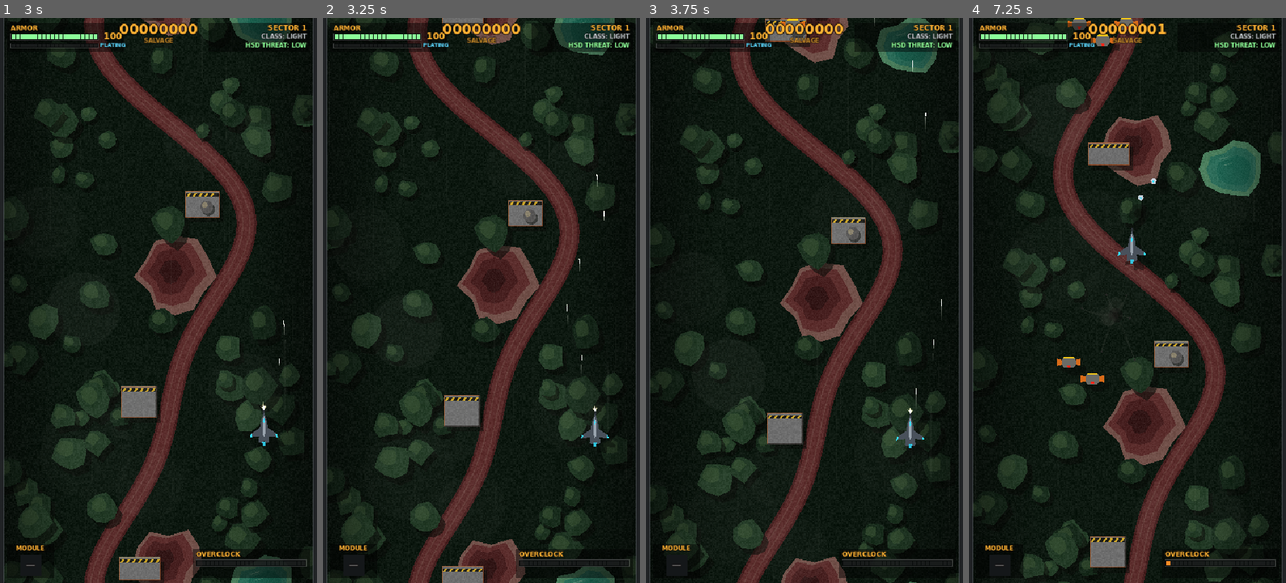
Above: before the commit, frames 1-4 (left to right).
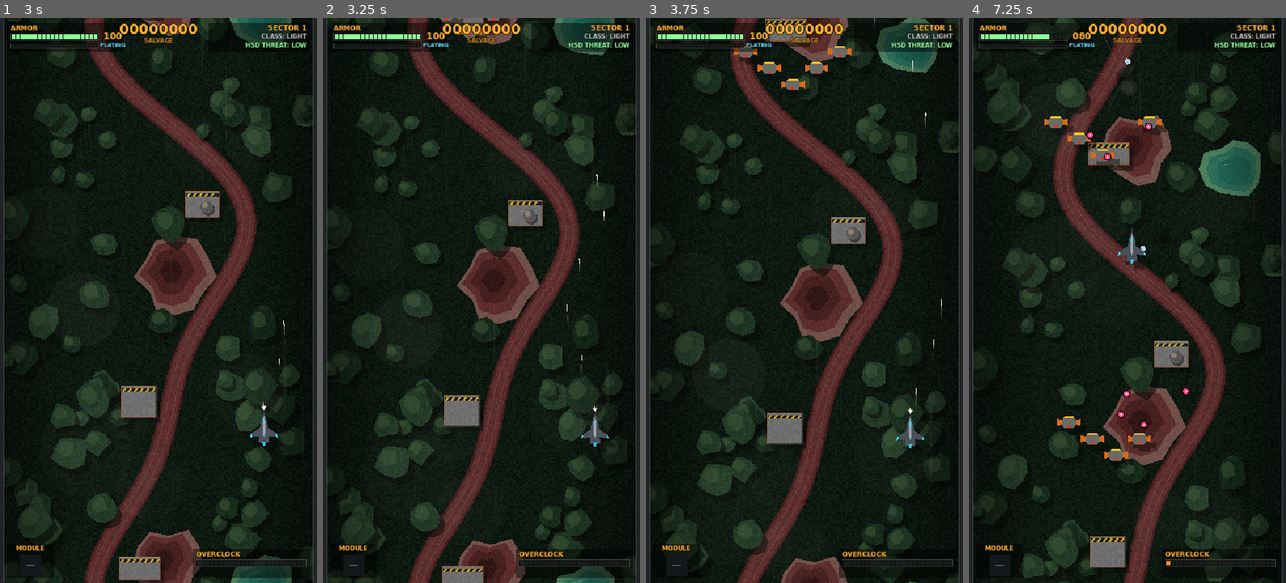
Above: after the commit, the same moments.

Repository: scenebiscuit-cell/asset-zero
Game: Godot game, scene res://scenes/main/main.tscn
Same seed, same stepped clock (60 frames per second), same inputs: the game is played once before the commit and once after it.
Inputs (mouse positions are in pixels of both pictures, inside the frame that each line leads up to):
- Up to frame 1 (3 s): tap Enter at 0.5 s; move the mouse to (228, 272) at 0.52 s; hold D (move_right) 0.53-1.25 s; hold Space (fire) 0.53-1.25 s; click (228, 272) at 0.67 s; tap 1 at 0.8 s; drag from (95, 328) to (272, 436) at 1.27 s; move the mouse to (190, 176) at 2.02 s; hold D (move_right) 2.03-2.75 s; tap 3 at 2.1 s; tap 5 at 2.3 s; drag from (142, 413) to (301, 436) at 2.77 s
- Up to frame 2 (3.25 s): no input
- Up to frame 3 (3.75 s): move the mouse to (899, 385) at 3.52 s; hold A (move_left) from 3.53 s (still down); hold Space (fire) from 3.53 s (still down); tap 6 at 3.6 s
- Up to frame 4 (7.25 s): release A (move_left) at 4.25 s; release Space (fire) at 4.25 s; drag from (1032, 215) to (1140, 63) at 4.27 s; move the mouse to (1143, 300) at 5.02 s; hold S (move_down) 5.03-5.75 s; hold Shift (morph) 5.03-5.75 s; click (1143, 300) at 5.17 s; tap 3 at 5.3 s; drag from (1079, 159) to (1130, 373) at 5.77 s; move the mouse to (1197, 272) at 6.52 s; hold W (move_up) from 6.53 s (still down); tap 1 at 6.6 s; tap 6 at 6.8 s

Frame 1 is identical in both runs. In frame 2, 0.2% of the frame differs, in the area x 35-60%, y 0-4%; in frame 3, 0.7%; in frame 4, 2.2%, in the area x 23-70%, y 0-80%.

Commit message:
Tuning: more enemy fire, harder-hitting rounds, breach penalty and Perimeter Held bonus
- AA Emplacements fire tracking 3-round bursts and appear sooner/more often
- RD-2 Recon Drones fire one weak, slow aimed round (most of them)
- Enemy round damage: RD-2 8, others 12; HG-7 fires faster
- Escaped enemy aircraft cost 2 salvage (HUD BREACH readout);
  no escapes in a sector pays a 25-salvage bonus at SECTOR CLEAR
- DESIGN.md §8/§9 and ROADMAP decisions log updated

Co-Authored-By: Claude Opus 5.5 <noreply@anthropic.com>

Diff:
--- a/autoload/game_state.gd
+++ b/autoload/game_state.gd
@@ -58,6 +58,18 @@
 	Events.salvage_collected.emit()
 
 
+## Rewards paid out by the game (not picked up), so they don't charge Overclock.
+func award_salvage(amount: int) -> void:
+	salvage += amount
+
+
+## Returns how much was actually lost (salvage never goes below 0).
+func lose_salvage(amount: int) -> int:
+	var lost: int = mini(amount, salvage)
+	salvage -= lost
+	return lost
+
+
 func add_overclock(amount: float) -> void:
 	overclock = minf(overclock + amount, OVERCLOCK_MAX)
 
--- a/data/enemies/aa_emplacement.tres
+++ b/data/enemies/aa_emplacement.tres
@@ -9,6 +9,6 @@
 speed = 0.0
 salvage = 3
 contact_damage = 0
-fire_interval = 1.2
-round_speed = 260.0
-round_damage = 10
+fire_interval = 1.0
+round_speed = 230.0
+round_damage = 12
--- a/data/enemies/hg7_gunship.tres
+++ b/data/enemies/hg7_gunship.tres
@@ -9,6 +9,6 @@
 speed = 160.0
 salvage = 5
 contact_damage = 25
-fire_interval = 1.3
+fire_interval = 0.9
 round_speed = 190.0
-round_damage = 10
+round_damage = 12
--- a/data/enemies/id4_interceptor_drone.tres
+++ b/data/enemies/id4_interceptor_drone.tres
@@ -10,4 +10,4 @@
 salvage = 2
 contact_damage = 15
 round_speed = 200.0
-round_damage = 10
+round_damage = 12
--- a/data/enemies/rd2_recon_drone.tres
+++ b/data/enemies/rd2_recon_drone.tres
@@ -9,3 +9,5 @@
 speed = 180.0
 salvage = 1
 contact_damage = 20
+round_speed = 160.0
+round_damage = 8
--- a/data/levels/sector_1.tres
+++ b/data/levels/sector_1.tres
@@ -14,7 +14,7 @@
 sector_number = 1
 duration = 150.0
 wave_pool = Array[ExtResource("1_wave_script")]([ExtResource("2_rd2_column5"), ExtResource("3_rd2_v5"), ExtResource("4_rd2_row4"), ExtResource("5_rd2_scatter6"), ExtResource("6_aa_single"), ExtResource("7_aa_pair")])
-budget_rate = 1
+budget_rate = 1.2
 budget_growth = 0.008
 min_wave_gap = 1.2
 max_enemies_alive = 22
--- a/data/translations/strings.csv
+++ b/data/translations/strings.csv
@@ -25,3 +25,8 @@
 PAUSE_TITLE,PAUSED
 PAUSE_RESUME,RESUME
 PAUSE_ABORT,ABORT MISSION
+
+HUD_BREACH,"BREACH -%d"
+CLEAR_PERIMETER_HELD,"PERIMETER HELD  +%d SALVAGE"
+CLEAR_BREACHES,"BREACHES: %d"
+HUD_BREACH_EMPTY,BREACH
--- a/data/waves/aa_pair.tres
+++ b/data/waves/aa_pair.tres
@@ -11,5 +11,5 @@
 entry = 0
 spacing = 160.0
 cost = 5.5
-min_time = 60.0
-weight = 1
+min_time = 25.0
+weight = 2
--- a/data/waves/aa_single.tres
+++ b/data/waves/aa_single.tres
@@ -10,6 +10,6 @@
 formation = 0
 entry = 0
 spacing = 48.0
-cost = 3
-min_time = 10.0
-weight = 1.5
+cost = 2.5
+min_time = 3.0
+weight = 3
--- a/scenes/enemies/aa_emplacement/aa_emplacement.gd
+++ b/scenes/enemies/aa_emplacement/aa_emplacement.gd
@@ -10,9 +10,14 @@
 @export var barrel_length: float = 16.0
 ## Only fires when the barrel is this close to pointing at XF-0, so shots never go wild mid-turn.
 @export var aim_tolerance_degrees: float = 8.0
+## Rounds per burst. The turret keeps tracking between rounds, so a burst follows a moving XF-0.
+@export var burst_count: int = 3
+@export var burst_gap: float = 0.12
 
 var _on_screen_time: float = 0.0
 var _cooldown: float = 0.0
+var _burst_left: int = 0
+var _burst_timer: float = 0.0
 
 @onready var _turret: Node2D = $Visual/Turret
 
@@ -24,9 +29,22 @@
 	# Turret art points up (-y), so its "forward" is rotation - 90 degrees.
 	var wanted: float = direction_to_target().angle() + PI / 2.0
 	_turret.rotation = rotate_toward(_turret.rotation, wanted, turn_speed * delta)
+	if _burst_left > 0:
+		_burst_timer -= delta
+		if _burst_timer <= 0.0:
+			_burst_timer = burst_gap
+			_burst_left -= 1
+			_fire_barrel()
+		return
 	_cooldown -= delta
 	var aimed: bool = absf(angle_difference(_turret.rotation, wanted)) <= deg_to_rad(aim_tolerance_degrees)
 	if _on_screen_time >= warmup and _cooldown <= 0.0 and aimed:
 		_cooldown = data.fire_interval
-		var forward: Vector2 = Vector2.from_angle(_turret.global_rotation - PI / 2.0)
-		fire(_turret.global_position + forward * barrel_length, forward)
+		_burst_left = burst_count - 1
+		_burst_timer = burst_gap
+		_fire_barrel()
+
+
+func _fire_barrel() -> void:
+	var forward: Vector2 = Vector2.from_angle(_turret.global_rotation - PI / 2.0)
+	fire(_turret.global_position + forward * barrel_length, forward)
--- a/scenes/enemies/armored_transport/armored_transport.gd
+++ b/scenes/enemies/armored_transport/armored_transport.gd
@@ -24,4 +24,4 @@
 	position += Vector2(_direction * data.speed, drift_down) * delta
 	var width: float = get_viewport_rect().size.x
 	if (_direction > 0.0 and position.x > width + exit_margin) or (_direction < 0.0 and position.x < -exit_margin):
-		queue_free() # Got away: no salvage.
+		escape()
--- a/scenes/enemies/enemy.gd
+++ b/scenes/enemies/enemy.gd
@@ -4,6 +4,8 @@
 ## Each enemy's own script adds movement in _tick().
 
 signal destroyed(enemy: Enemy)
+## An air unit got away (off the bottom, or out its exit route) without being destroyed.
+signal escaped(enemy: Enemy)
 
 const FLASH_TIME: float = 0.06
 ## Multiplying every colour this hard pushes it to white.
@@ -59,7 +61,7 @@
 		position.y += ground_speed * delta
 	_tick(delta)
 	if is_below_screen():
-		queue_free() # Escaped: no salvage.
+		escape()
 
 
 ## Per-enemy behaviour. Override in each enemy's script.
@@ -103,6 +105,16 @@
 	return global_position.y > get_viewport_rect().size.y + OFFSCREEN_MARGIN
 
 
+## Leaves the fight with no salvage. Only aircraft count as a breach; ground units just scroll away.
+func escape() -> void:
+	if _dead:
+		return
+	_dead = true
+	if data.layer == EnemyData.Layer.AIR:
+		escaped.emit(self)
+	queue_free()
+
+
 func _die() -> void:
 	_dead = true
 	destroyed.emit(self)
--- a/scenes/enemies/hg7_gunship/hg7_gunship.gd
+++ b/scenes/enemies/hg7_gunship/hg7_gunship.gd
@@ -50,7 +50,7 @@
 		Phase.LEAVING:
 			position.y -= data.speed * minf(_phase_time * 2.0, 1.0) * delta
 			if position.y < -60.0:
-				queue_free() # Left the fight: no salvage.
+				escape()
 
 
 func _set_phase(phase: Phase) -> void:
--- a/scenes/enemies/recon_drone/recon_drone.gd
+++ b/scenes/enemies/recon_drone/recon_drone.gd
@@ -1,7 +1,28 @@
 class_name ReconDrone
 extends Enemy
-## RD-2 Recon Drone: flies straight down.
+## RD-2 Recon Drone: flies straight down and fires one weak, slow round at XF-0.
+
+## Seconds on screen before its shot, picked at random so a formation doesn't fire as one wall.
+@export var fire_delay_min: float = 0.4
+@export var fire_delay_max: float = 1.6
+## Chance (0-1) this drone fires at all, so big formations stay dodgeable.
+@export_range(0.0, 1.0) var fire_chance: float = 0.7
+
+var _fire_delay: float = 0.0
+var _fired: bool = false
+
+
+func _ready() -> void:
+	super()
+	_fire_delay = randf_range(fire_delay_min, fire_delay_max)
+	_fired = randf() >= fire_chance
 
 
 func _tick(delta: float) -> void:
 	position.y += data.speed * delta
+	if _fired or not is_on_screen():
+		return
+	_fire_delay -= delta
+	if _fire_delay <= 0.0:
+		_fired = true
+		fire(global_position + Vector2(0.0, 10.0), direction_to_target())
--- a/scenes/levels/level.gd
+++ b/scenes/levels/level.gd
@@ -11,9 +11,14 @@
 @export_range(0.0, 1.0) var fire_control_drop_chance: float = 0.03
 ## Lets the death splash play out before the failure screen appears.
 @export var mission_failed_delay: float = 1.0
+## Salvage lost for each enemy aircraft that gets away.
+@export var escape_penalty: int = 2
+## Salvage awarded at SECTOR CLEAR if no aircraft got away all sector.
+@export var perimeter_bonus: int = 25
 
 var _level_data: LevelData
 var _player_dead: bool = false
+var _breaches: int = 0
 
 @onready var _enemies: Node2D = $Enemies
 @onready var _wave_director: WaveDirector = $WaveDirector
@@ -57,7 +62,9 @@
 	if _player_dead:
 		return
 	_pause_menu.allowed = false
-	_sector_clear.show_screen(_level_data.sector_number)
+	var bonus: int = perimeter_bonus if _breaches == 0 else 0
+	GameState.award_salvage(bonus)
+	_sector_clear.show_screen(_level_data.sector_number, _breaches, bonus)
 
 
 func _on_continue_pressed() -> void:
@@ -75,6 +82,7 @@
 	enemy.target = _player
 	enemy.ground_speed = _ground_layer.scroll_speed
 	enemy.destroyed.connect(_on_enemy_destroyed)
+	enemy.escaped.connect(_on_enemy_escaped)
 	_enemies.add_child(enemy)
 	return enemy
 
@@ -88,6 +96,13 @@
 		drop_pickup(_repair_pool, enemy.global_position)
 	if randf() < fire_control_drop_chance:
 		drop_pickup(_fire_control_pool, enemy.global_position + Vector2(0.0, -12.0))
+
+
+func _on_enemy_escaped(_enemy: Enemy) -> void:
+	if _player_dead:
+		return
+	_breaches += 1
+	_hud.show_breach(GameState.lose_salvage(escape_penalty))
 
 
 ## Overclock's Meltdown pulse: every enemy round in the circle becomes a salvage pickup.
--- a/scenes/ui/hud.gd
+++ b/scenes/ui/hud.gd
@@ -7,6 +7,8 @@
 ## Below this fraction of max Armor, the bar turns red and the warning shows.
 @export var armor_warning_fraction: float = 0.25
 @export var blink_speed: float = 6.0
+## How long the "BREACH" penalty stays under the salvage counter.
+@export var breach_show_time: float = 1.4
 
 const WEIGHT_KEYS: Array[String] = ["CLASS_LIGHT", "CLASS_MEDIUM", "CLASS_HEAVY", "CLASS_ASSAULT"]
 const THREAT_KEYS: Array[String] = ["THREAT_LOW", "THREAT_ELEVATED", "THREAT_HIGH", "THREAT_SEVERE"]
@@ -28,6 +30,7 @@
 var _shown_threat: int = -1
 var _shown_autofire: int = -2
 var _shown_overclock_secs: int = -1
+var _breach_left: float = 0.0
 
 @onready var _armor_bar: HudBar = $Root/TopLeft/ArmorBar
 @onready var _armor_value: Label = $Root/TopLeft/ArmorValue
@@ -41,6 +44,7 @@
 @onready var _overclock_state: Label = $Root/BottomRight/OverclockState
 @onready var _warning: Label = $Root/BottomCenter/Warning
 @onready var _autofire: Label = $Root/BottomCenter/AutoFire
+@onready var _breach: Label = $Root/TopCenter/Breach
 
 
 func _ready() -> void:
@@ -53,6 +57,7 @@
 	_update_armor(blink_on)
 	_plating_bar.value = 0.0 if GameState.max_plating <= 0 else float(GameState.plating) / GameState.max_plating
 	_update_salvage()
+	_update_breach(delta)
 	_update_status()
 	_module_value.text = "—" if GameState.assimilated_module == null else GameState.assimilated_module.resource_name
 	_update_overclock(blink_on)
@@ -75,6 +80,21 @@
 		return
 	_shown_salvage = GameState.salvage
 	_salvage_value.text = "%08d" % GameState.salvage
+
+
+## Called by the Level when an aircraft gets away. Shows what it cost.
+func show_breach(lost: int) -> void:
+	_breach.text = tr("HUD_BREACH") % lost if lost > 0 else tr("HUD_BREACH_EMPTY")
+	_breach_left = breach_show_time
+
+
+func _update_breach(delta: float) -> void:
+	_breach.visible = _breach_left > 0.0
+	if _breach_left <= 0.0:
+		return
+	_breach_left -= delta
+	# Holds, then fades over the last half second.
+	_breach.modulate.a = clampf(_breach_left / 0.5, 0.0, 1.0)
 
 
 func _update_status() -> void:
--- a/scenes/ui/hud.tscn
+++ b/scenes/ui/hud.tscn
@@ -132,6 +132,17 @@
 text = "00000000"
 horizontal_alignment = 1
 
+[node name="Breach" type="Label" parent="Root/TopCenter"]
+visible = false
+offset_top = 46.0
+offset_right = 160.0
+offset_bottom = 66.0
+theme_override_colors/font_color = Color(1, 0.25, 0.2, 1)
+theme_override_font_sizes/font_size = 14
+theme_override_constants/outline_size = 4
+text = "HUD_BREACH"
+horizontal_alignment = 1
+
 [node name="SalvageLabel" type="Label" parent="Root/TopCenter"]
 offset_top = 28.0
 offset_right = 160.0
--- a/scenes/ui/sector_clear.gd
+++ b/scenes/ui/sector_clear.gd
@@ -12,14 +12,22 @@
 
 @onready var _title: Label = $Lines/Title
 @onready var _hint: Label = $Lines/Hint
+@onready var _result: Label = $Lines/Result
 
 
 func _ready() -> void:
 	visible = false
 
 
-func show_screen(sector_number: int) -> void:
+## `breaches` = enemy aircraft that got away; `bonus` = salvage paid for holding the perimeter.
+func show_screen(sector_number: int, breaches: int = 0, bonus: int = 0) -> void:
 	_title.text = tr("SECTOR_CLEAR") % sector_number
+	if breaches == 0:
+		_result.text = tr("CLEAR_PERIMETER_HELD") % bonus
+		_result.add_theme_color_override("font_color", Color(0.55, 1.0, 0.6))
+	else:
+		_result.text = tr("CLEAR_BREACHES") % breaches
+		_result.add_theme_color_override("font_color", Color(1.0, 0.7, 0.2))
 	_hint.visible = false
 	visible = true
 	await get_tree().create_timer(input_delay).timeout
--- a/scenes/ui/sector_clear.tscn
+++ b/scenes/ui/sector_clear.tscn
@@ -30,6 +30,12 @@
 text = "SECTOR_CLEAR"
 horizontal_alignment = 1
 
+[node name="Result" type="Label" parent="Lines"]
+layout_mode = 2
+theme_override_font_sizes/font_size = 20
+text = "CLEAR_PERIMETER_HELD"
+horizontal_alignment = 1
+
 [node name="Hint" type="Label" parent="Lines"]
 layout_mode = 2
 theme_override_colors/font_color = Color(0.55, 1, 0.6, 0.75)
Not shown, changed: DESIGN.md
Not shown, changed: ROADMAP.md
